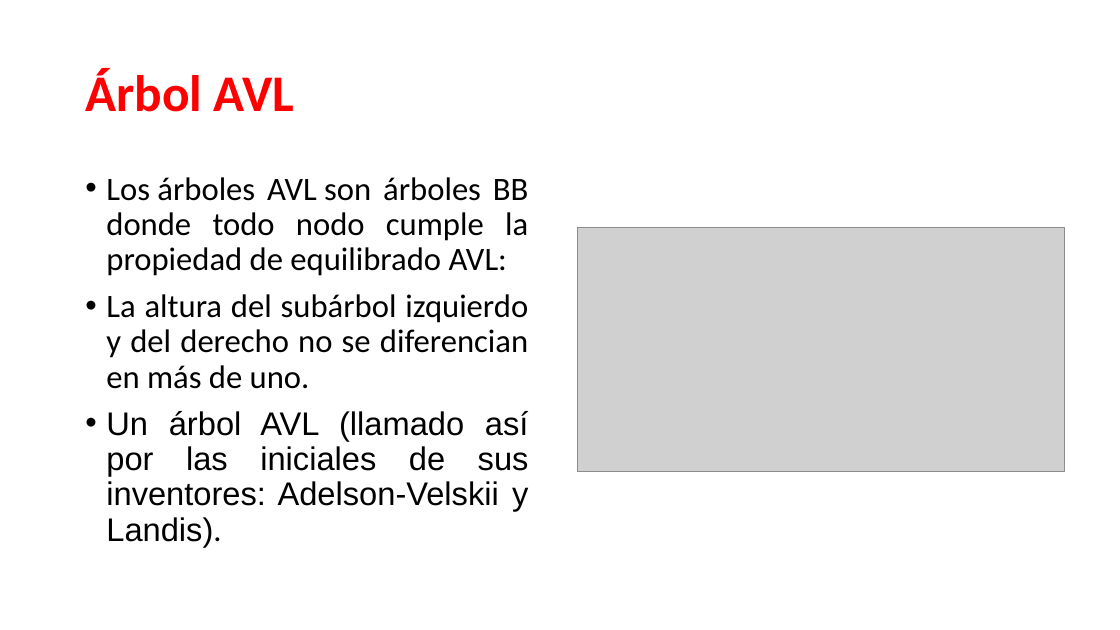
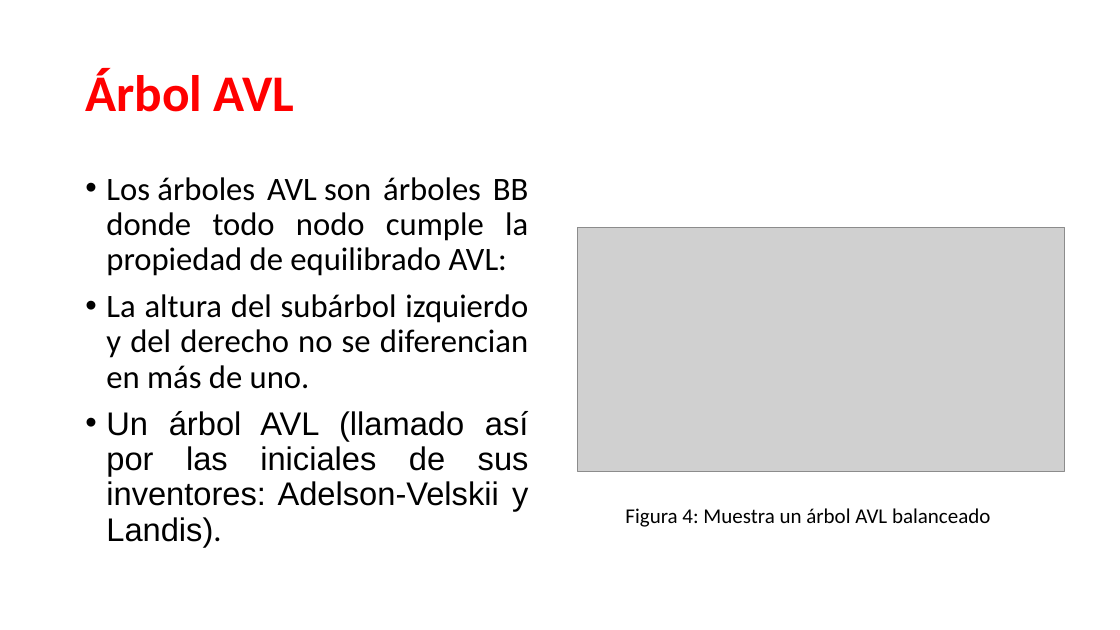
Before and after one commit to julissah/EDA-M, a slide deck: slide 5 of EDA-M2/Presentacion/Arboles_Grupo3.pptx. Drawn at 1120x630 pixels with LibreOffice and Linux fonts; fonts in the diff are those of the drawing; grey boxes stand for pictures. Boxes give left, top, right and bottom in pixels: in the first picture for what was removed or moved away, otherwise in the second. Text is boxed around its words. In the diff, an @@ line names an element or a change of style, - is before the commit and + after.

```diff
--- a/EDA-M2/Presentacion/Arboles_Grupo3.pptx
+++ b/EDA-M2/Presentacion/Arboles_Grupo3.pptx
@@ text added at <box>625,508,990,527</box>, 18 pt, text #000000 @@
+Figura 4: Muestra un árbol AVL balanceado
```
Also in this commit, not shown: 4 other slides changed.
